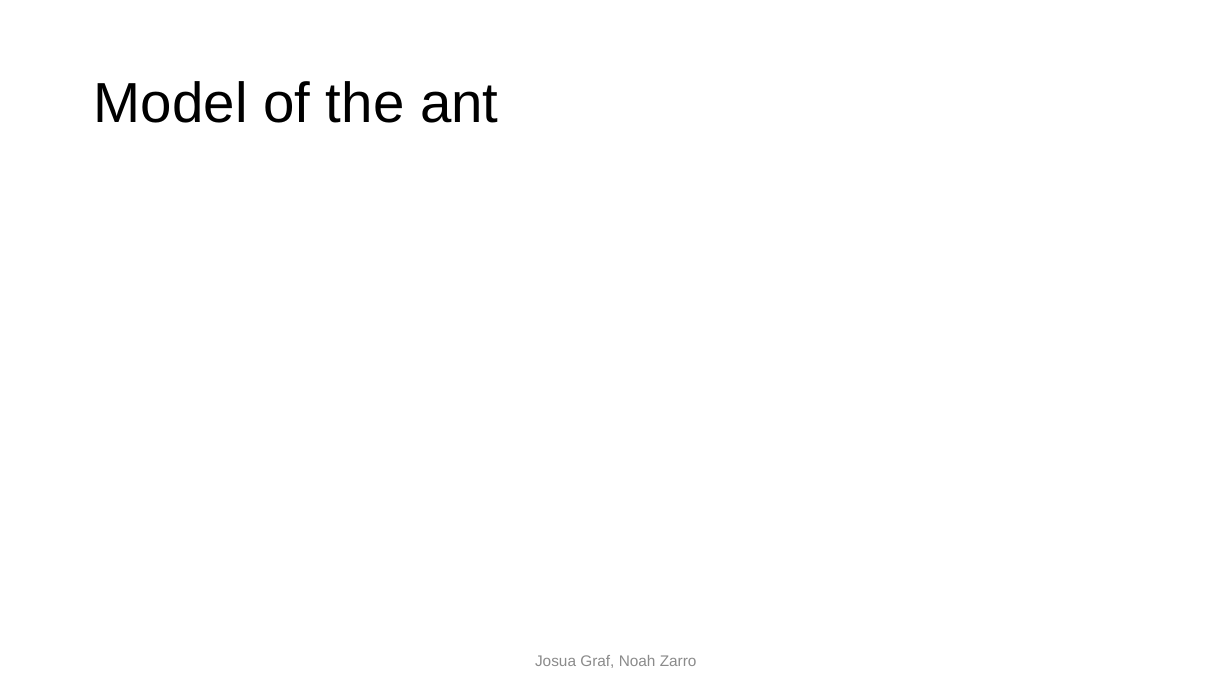
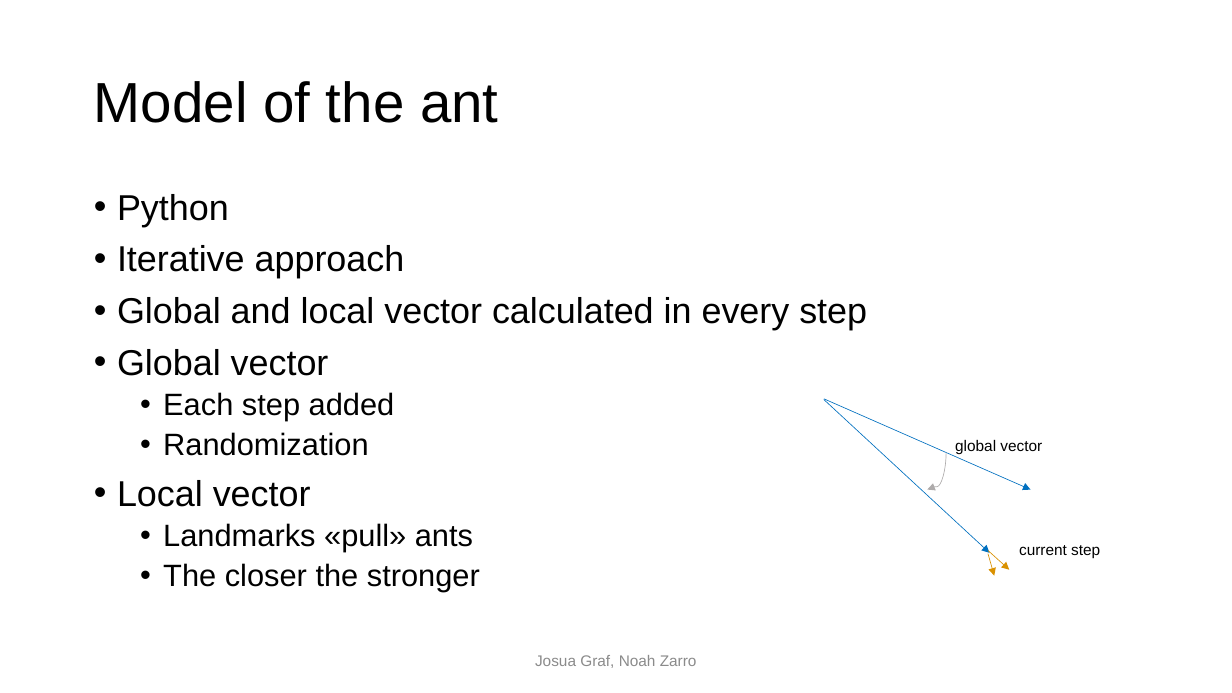
Before and after one commit to noahzarro/project_template, a slide deck: slide 4 of final_presentation/Back to home in desert.pptx. Drawn at 1232x693 pixels with LibreOffice and Linux fonts; fonts in the diff are those of the drawing; background and template pictures are left out. Boxes give left, top, right and bottom in pixels: in the first picture for what was removed or moved away, otherwise in the second. Text is boxed around its words. In the diff, an @@ line names an element or a change of style, - is before the commit and + after.

```diff
--- a/final_presentation/Back to home in desert.pptx
+++ b/final_presentation/Back to home in desert.pptx
@@ text added at bbox=[117, 194, 867, 592], 28 pt, text #000000 @@
+• Python
+• Iterative approach
+• Global and local vector calculated in every step
+• Global vector
+  • Each step added
+  • Randomization
+• Local vector
+  • Landmarks «pull» ants
+  • The closer the stronger
@@ arrow added from (824, 399) to (990, 553), #0070C0 0.5 pt @@
@@ arrow added from (824, 399) to (1031, 490), #0070C0 0.5 pt @@
@@ text added at bbox=[955, 440, 1042, 454], 12 pt, text #000000 @@
+global vector
@@ curved arrow added from (946, 453) to (928, 490), #AEABAB 0.5 pt @@
@@ arrow added from (988, 554) to (994, 576), #DA9100 0.5 pt @@
@@ arrow added from (988, 551) to (1009, 570), #DA9100 0.5 pt @@
@@ text added at bbox=[1019, 545, 1100, 559], 12 pt, text #000000 @@
+current step
```
Also in this commit, not shown: 1 other slide changed.
